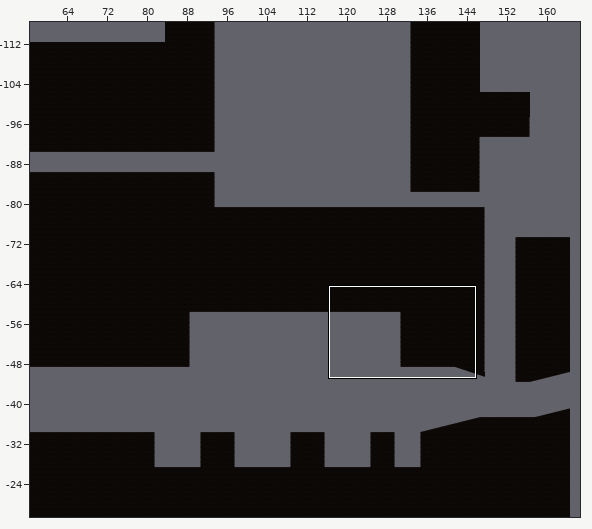
Two states of a Tiled map, Assets/Tiled/Level1TileMap/map1-1.tmx. The picture above shows the old version from afar; the outline marks the close-up.
Close-up. Before the edit:
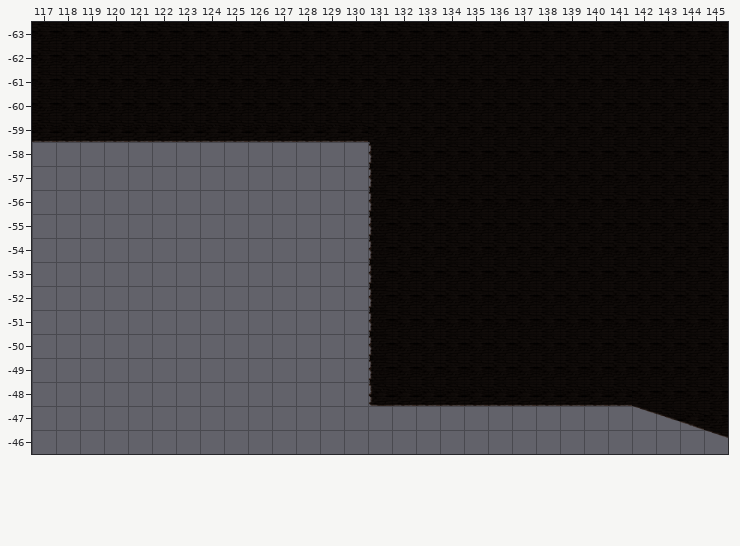
Cells are 256x256 px. Shown: x 117..145, y -63..-46. The commit also changed other parts of the map, which this record leaves out.
Once edited:
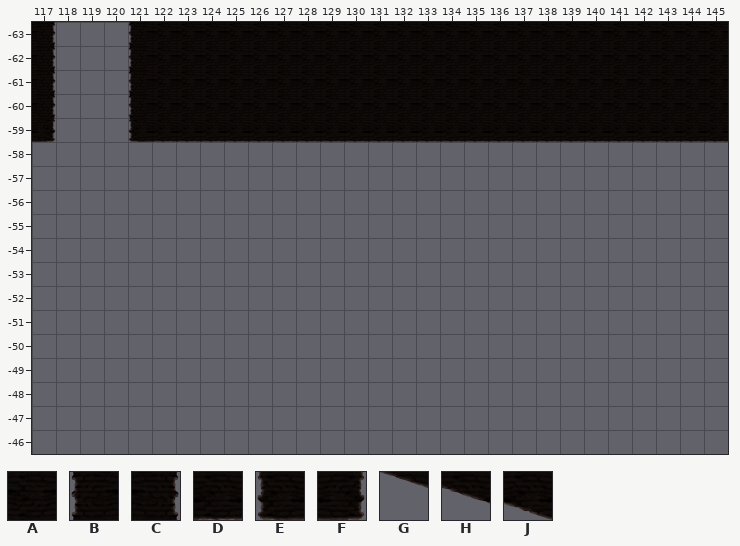
Key: from "Level1 Tileset": A 8, B 9, C 10, D 16, E 17, F 18, G 32, H 33, J 34.
_ is an empty cell, . an unchanged one.
Diff:
--- layer "ground"
@@ x 117..145 @@
--63 AAAAA........................
--62 AAAAA........................
--61 AAAAA........................
--60 AAAAA........................
--59 DDDDD.........AAAAAAAAAAAAAAA
--58 ..............BAAAAAAAAAAAAAA
--57 ..............BAAAAAAAAAAAAAA
--56 ..............BAAAAAAAAAAAAAA
--55 ..............BAAAAAAAAAAAAAA
--54 ..............BAAAAAAAAAAAAAA
--53 ..............BAAAAAAAAAAAAAA
--52 ..............BAAAAAAAAAAAAAA
--51 ..............BAAAAAAAAAAAAAA
--50 ..............BAAAAAAAAAAAAAA
--49 ..............BAAAAAAAAAAAAAA
--48 ..............EDDDDDDDDDDAAAA
--47 .........................GHJA
--46 ............................G
+-63 C___B........................
+-62 C___B........................
+-61 C___B........................
+-60 C___B........................
+-59 F___E.........DDDDDDDDDDDDDDD
+-58 .............._______________
+-57 .............._______________
+-56 .............._______________
+-55 .............._______________
+-54 .............._______________
+-53 .............._______________
+-52 .............._______________
+-51 .............._______________
+-50 .............._______________
+-49 .............._______________
+-48 .............._______________
+-47 .........................____
+-46 ............................_
